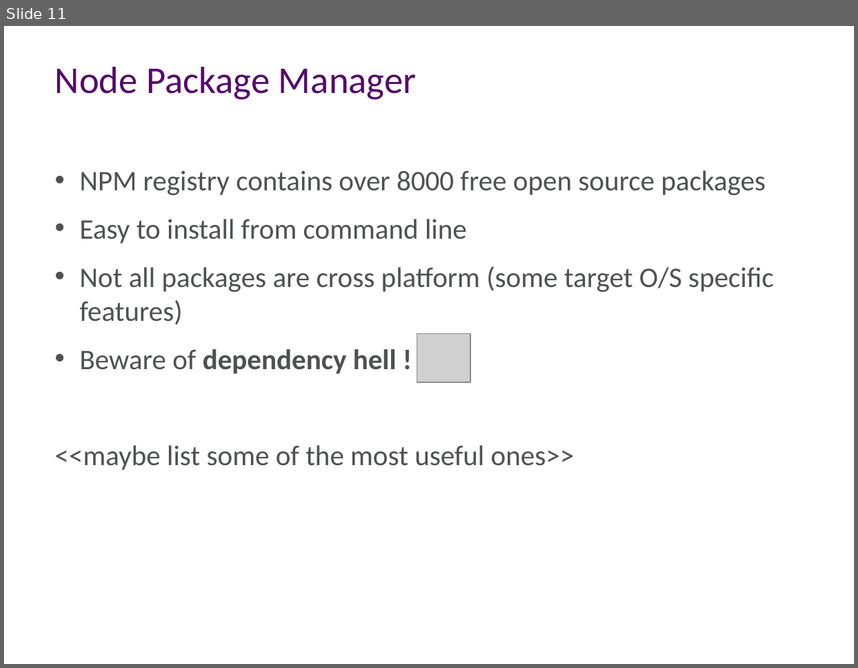
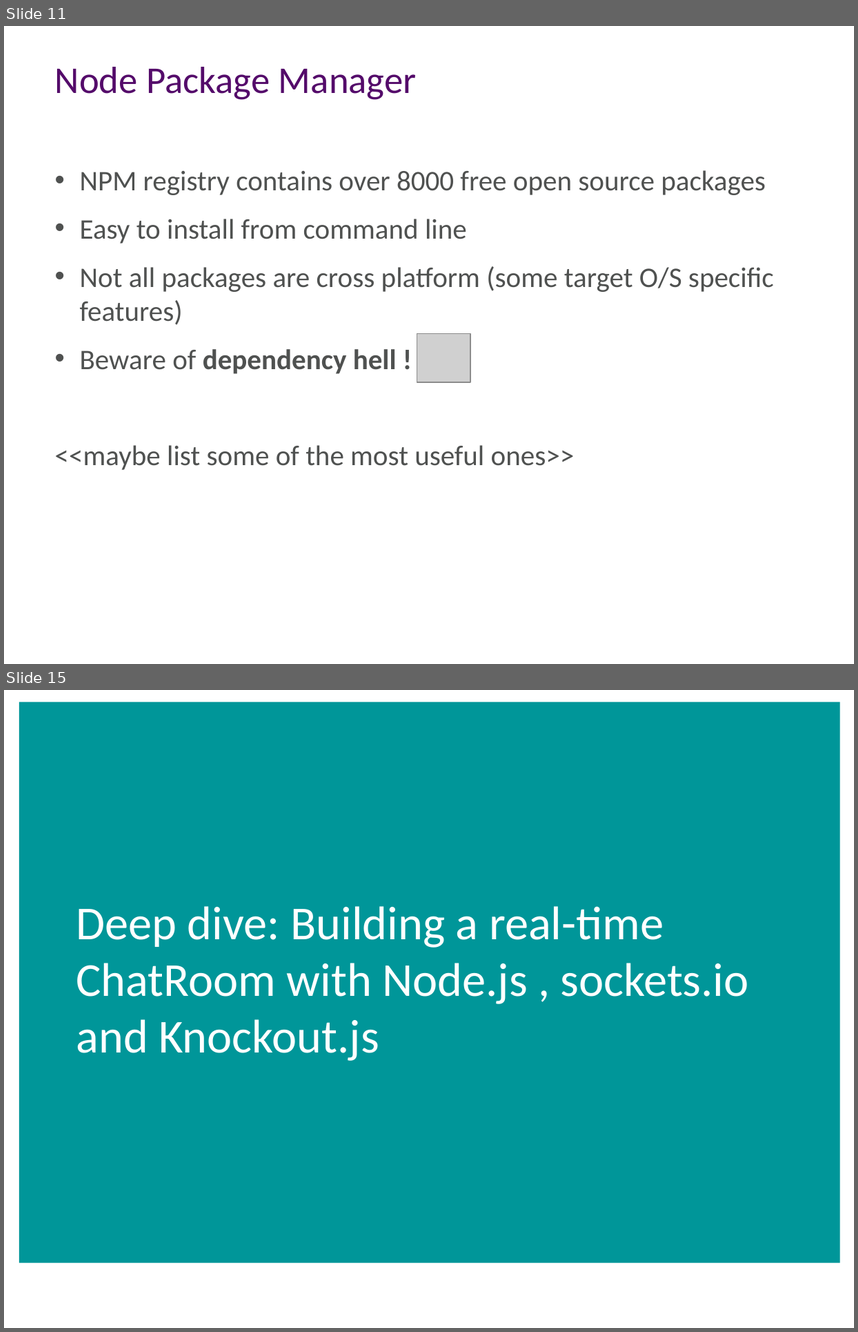
Before and after one commit to aidancasey/AzureNodeChatClient, a slide deck: presentation/Building Node.js Applications on Windows Azure.pptx. Shown one above the other, each under a label of ours: slide 11 before the commit, slides 11 and 15 after it; the slides between them are not shown. The pictures are 858x668 and 858x1332 pixels, drawn with LibreOffice and Linux fonts; fonts in the diff are those of the drawing; grey boxes stand for pictures; background and template pictures are left out. Boxes give left, top, right and bottom in pixels: in the first picture for what was removed or moved away, otherwise in the second. Text is boxed around its words. In the diff, an @@ line names an element or a change of style, - is before the commit and + after.

```diff
--- a/presentation/Building Node.js Applications on Windows Azure.pptx
+++ b/presentation/Building Node.js Applications on Windows Azure.pptx
@@ slide 15 added at (x1=4, y1=690, x2=854, y2=1328), background #FFFFFF @@
@@ rectangle added at (x1=19, y1=702, x2=840, y2=1262), fill #009699 @@
@@ title added at (x1=76, y1=906, x2=749, y2=1061), 40 pt, text #FFFFFF @@
+Deep dive: Building a real-time ChatRoom with Node.js , sockets.io and Knockout.js
```
Also in this commit, not shown: 7 slides changed, 2 other slides added, 5 slides removed.
